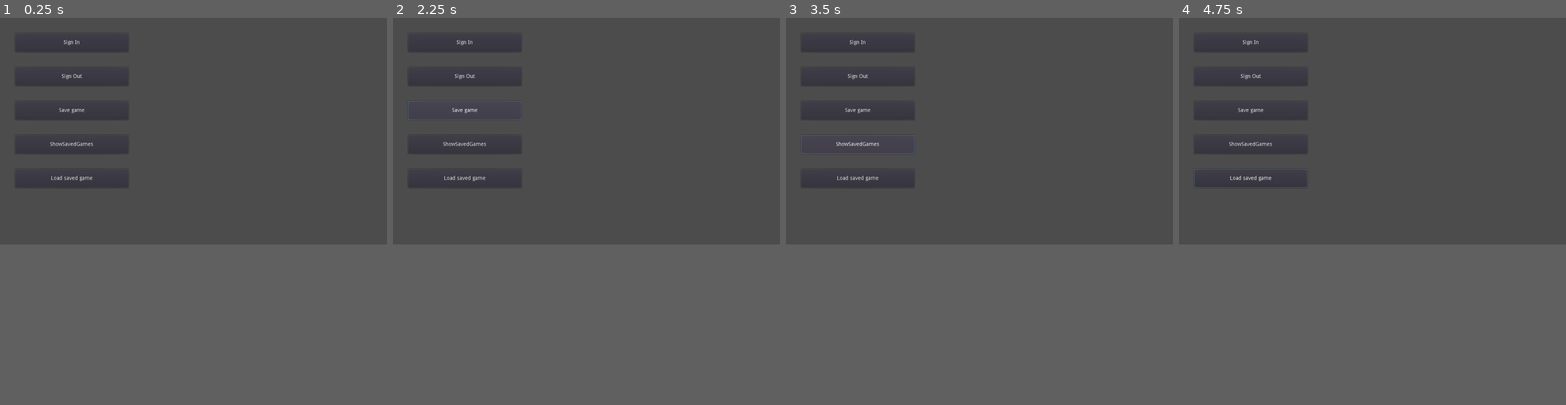
Above: before the commit, frames 1-4 (left to right).
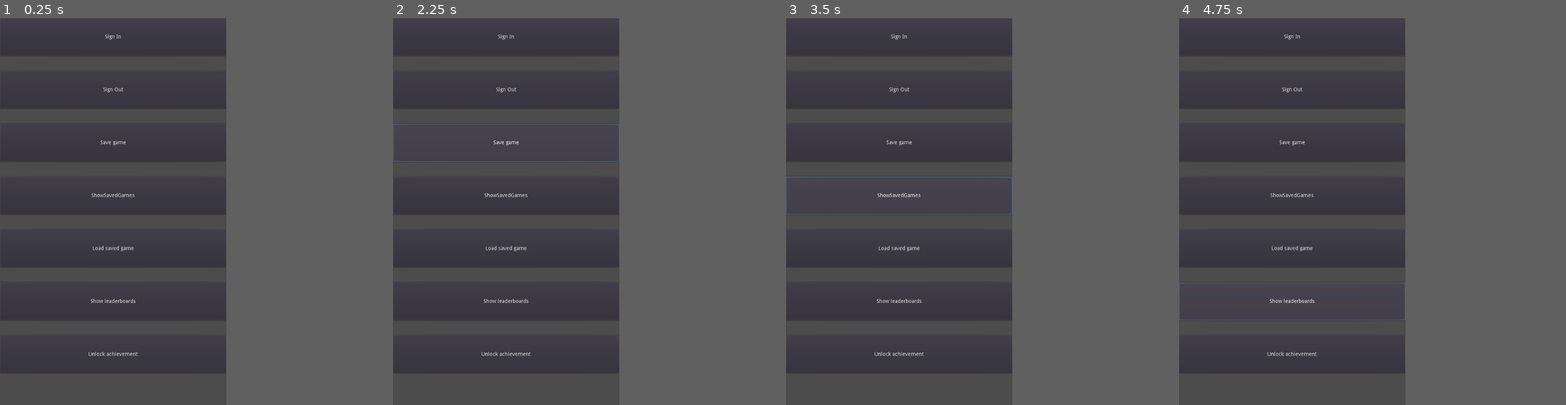
Above: after the commit, the same moments.

Repository: cgisca/PGSGP
Game: Godot game, scene res://Main.tscn
Two runs of this game, one before a commit and one after it. Both use one fixed random seed, a clock stepped at 60 frames per second and the inputs below.
Inputs (mouse positions are in pixels of both pictures, inside the frame that each line leads up to):
- Up to frame 1 (0.25 s): no input
- Up to frame 2 (2.25 s): click "Sign In" at 0.5 s; click "Sign Out" at 1.25 s; click "Save game" at 2 s
- Up to frame 3 (3.5 s): click "ShowSavedGames" at 2.75 s
- Up to frame 4 (4.75 s): click "Load saved game" at 3.5 s; click (1372, 184) at 4.25 s, where only the run after the commit has a clickable "Show leaderboards"
In our replay, the window is 800x468 before the commit and 468x800 after it. These sizes can differ from the game's own. Grey fills any space a smaller window leaves; there, only what the larger window draws over its background counts as a difference.

The runs differ from the first frame. In frame 1, 0.9% of the frame differs, in the area x 2-56%, y 4-92%; in frame 2, 1.1%, in the area x 0-59%, y 4-92%; in frame 3, 1.1%; in frame 4, 1.1%.

Commit message:
New android plugin for godot 3.2.2+

Diff:
--- a/demo/Main.gd
+++ b/demo/Main.gd
@@ -1,64 +1,88 @@
-extends Node
+extends Control
+
+#REPLACE BELOW IDS WITH YOUR OWN
+const UNLOCK_ACHIEVEMENT = "CgkIqt-jg_MWEAIQAQ"
+const REVEAL_ACHIEVEMENT = "CgkIqt-jg_MWEAIQAQ"
+const INCREMENT_ACHIEVEMENT = "CgkIqt-jg_MWEAIQAQ"
+const LEADERBOARD_ID = "CgkIqt-jg_MWEAIQAQ"
 
 var play_games_services
 
 func _ready():
 #	Plugin init
-	if(Engine.has_singleton("PlayGameServices")):
-		play_games_services = Engine.get_singleton("PlayGameServices")
+	if Engine.has_singleton("GodotPlayGamesServices"):
+		play_games_services = Engine.get_singleton("GodotPlayGamesServices")
 
-		play_games_services.init(get_instance_id(), true, true)
+		play_games_services.connect("_on_sign_in_success", self, "_on_sign_in_success")
+		play_games_services.connect("_on_sign_in_failed", self, "_on_sign_in_failed")
+		play_games_services.connect("_on_sign_out_success", self, "_on_sign_out_success")
+		play_games_services.connect("_on_sign_out_failed", self, "_on_sign_out_failed")
+		play_games_services.connect("_on_achievement_unlocked", self, "_on_achievement_unlocked")
+		play_games_services.connect("_on_achievement_unlocking_failed", self, "_on_achievement_unlocking_failed")
+		play_games_services.connect("_on_achievement_revealed", self, "_on_achievement_revealed")
+		play_games_services.connect("_on_achievement_revealing_failed", self, "_on_achievement_revealing_failed")
+		play_games_services.connect("_on_achievement_incremented", self, "_on_achievement_incremented")
+		play_games_services.connect("_on_achievement_incrementing_failed", self, "_on_achievement_incrementing_failed")
+		play_games_services.connect("_on_leaderboard_score_submitted", self, "_on_leaderboard_score_submitted")
+		play_games_services.connect("_on_leaderboard_score_submitting_failed", self, "_on_leaderboard_score_submitting_failed")
+		play_games_services.connect("_on_game_saved_success", self, "_on_game_saved_success")
+		play_games_services.connect("_on_game_saved_fail", self, "_on_game_saved_fail")
+		play_games_services.connect("_on_game_load_success", self, "_on_game_load_success")
+		play_games_services.connect("_on_game_load_fail", self, "_on_game_load_fail")
+		play_games_services.connect("_on_create_new_snapshot", self, "_on_create_new_snapshot")
+
+		play_games_services.init(true)
+#		play_games_services.initWithSavedGames(true, "SAVE_GAME_NAME") # Use this init if you want saved games feature to be enabled
 
 
 # Sign-in/sign-out methods
 func sign_in() -> void:
 	if play_games_services:
-		play_games_services.sign_in()
+		play_games_services.signIn()
 
 
 func sign_out() -> void:
 	if play_games_services:
-		play_games_services.sign_out()
-
-
-# Connection methods
-func is_player_connected() -> void:
-	if play_games_services:
-		play_games_services.is_player_connected()
+		play_games_services.signOut()
 
 
 # Achievements methods
 func unlock_achievement() -> void:
 	if play_games_services:
-		play_games_services.unlock_achievement("ACHIEVEMENT_ID")
+		play_games_services.unlockAchievement(UNLOCK_ACHIEVEMENT)
 
 
 func reveal_achievement() -> void:
 	if play_games_services:
-		play_games_services.reveal_achievement("ACHIEVEMENT_ID")
+		play_games_services.revealachievement(REVEAL_ACHIEVEMENT)
 
 
 func increment_achievement() -> void:
 	if play_games_services:
-		var step = 1
-		play_games_services.increment_achievement("ACHIEVEMENT_ID", step)
+		var step = 2
+		play_games_services.incrementAchievement(INCREMENT_ACHIEVEMENT, step)
 
 
 func show_achievements() -> void:
 	if play_games_services:
-		play_games_services.show_achievements()
+		play_games_services.showAchievements()
 
 
 # Leaderboards methods
 func show_leaderboard() -> void:
 	if play_games_services:
-		play_games_services.show_leaderboard("LEADERBOARD_ID")
+		play_games_services.showLeaderBoard(LEADERBOARD_ID)
+
+
+func show_all_leaderboards() -> void:
+	if play_games_services:
+		play_games_services.showAllLeaderBoards()
 
 
 func submit_leaderboard_score() -> void:
 	if play_games_services:
 		var score = 1234
-		play_games_services.submit_leaderboard_score("LEADERBOARD_ID", score)
+		play_games_services.submitLeaderBoardScore(LEADERBOARD_ID, score)
 
 
 #Save game methods
@@ -71,64 +95,54 @@
 		}
 
 	if play_games_services:
-		play_games_services.save_snapshot("SNAPSHOT_NAME", to_json(data_to_save), "DESCRIPTION")
+		play_games_services.saveSnapshot("SNAPSHOT_NAME", to_json(data_to_save), "DESCRIPTION")
 
 
 func show_saved_games() -> void:
 	if play_games_services:
-		play_games_services.show_saved_games("SNAPSHOT_NAME", true, true, 5)
+		play_games_services.showSavedGames("SNAPSHOT_NAME", true, true, 5)
 
 
-# Callbacks
+# CALLBACKS
 # Sign-in / sign-out callbacks
 func _on_sign_in_success(account_id: String) -> void:
-	print("Success")
-	print(account_id)
-	pass
+	print("Sign in success %s"%account_id)
 
 func _on_sign_in_failed(error_code: int) -> void:
-	print("Failure")
-	print(error_code)
-	pass
+	print("Sign in failed %s"%error_code)
 
 func _on_sign_out_success() -> void:
-	pass
+	print("Sign out success")
 
 func _on_sign_out_failed() -> void:
-	pass
-
-
-# Connection callbacks
-func _on_player_is_already_connected(is_connected: bool) -> void:
-	pass
-
+	print("Sign out failed")
 
 # Achievements callbacks
 func _on_achievement_unlocked(achievement: String) -> void:
-	pass
+	print("Achievement %s unlocked"%achievement)
 
 func _on_achievement_unlocking_failed(achievement: String) -> void:
-	pass
+	print("Achievement %s unlocking failed "%achievement)
 
 func _on_achievement_revealed(achievement: String) -> void:
-	pass
+	print("Achievement %s revealed"%achievement)
 
 func _on_achievement_revealing_failed(achievement: String) -> void:
-	pass
+	print("Achievement %s revealing failed"%achievement)
 
 func _on_achievement_incremented(achievement: String) -> void:
-	pass
+	print("Achievement %s incremented"%achievement)
 
 func _on_achievement_incrementing_failed(achievement: String) -> void:
-	pass
+	print("Achievement %s incrementing failed"%achievement)
 
 
 # Leaderboards callbacks
 func _on_leaderboard_score_submitted(leaderboard_id: String) -> void:
-	pass
+	print("LeaderBoard %s, score submitted"%leaderboard_id)
 
 func _on_leaderboard_score_submitting_failed(leaderboard_id: String) -> void:
-	pass
+	print("LeaderBoard %s, score submitting failed"%leaderboard_id)
 
 
 # Saved game Callbacks:
@@ -140,16 +154,18 @@
 
 func _on_game_load_success(data):
 	var game_data: Dictionary = parse_json(data)
-
-
 	print(data)
 	print("=====")
 	print(parse_json(data))
 
 func _on_game_load_fail():
-	pass
+	print("Game load fail")
 
-###### Buttons callbacks
+func _on_create_new_snapshot(name:String):
+	print("Create new snapshot %s"%name)
+
+
+###### Buttons callbacks #############
 func _on_SignInButton_pressed():
 	sign_in()
 
@@ -168,4 +184,12 @@
 
 func _on_Button_pressed():
 	if play_games_services:
-		play_games_services.load_snapshot("SNAPSHOT_NAME")
+		play_games_services.loadSnapshot("SNAPSHOT_NAME")
+
+
+func _on_ShowLeaderBoardsButton_pressed():
+	show_all_leaderboards()
+
+
+func _on_AchievementUnlockButton_pressed():
+	unlock_achievement()
--- a/demo/Main.tscn
+++ b/demo/Main.tscn
@@ -11,11 +11,8 @@
 }
 
 [node name="VBoxContainer" type="VBoxContainer" parent="."]
+anchor_right = 1.0
 anchor_bottom = 1.0
-margin_left = 40.0
-margin_top = 40.0
-margin_right = 55.0
-margin_bottom = -40.0
 rect_min_size = Vector2( 300, 0 )
 custom_constants/separation = 40
 __meta__ = {
@@ -23,40 +20,56 @@
 }
 
 [node name="SignInButton" type="Button" parent="VBoxContainer"]
-margin_right = 300.0
-margin_bottom = 50.0
-rect_min_size = Vector2( 200, 50 )
+margin_right = 600.0
+margin_bottom = 100.0
+rect_min_size = Vector2( 200, 100 )
 text = "Sign In"
 
 [node name="SignOutButton" type="Button" parent="VBoxContainer"]
-margin_top = 90.0
-margin_right = 300.0
-margin_bottom = 140.0
-rect_min_size = Vector2( 200, 50 )
+margin_top = 140.0
+margin_right = 600.0
+margin_bottom = 240.0
+rect_min_size = Vector2( 200, 100 )
 text = "Sign Out"
 
 [node name="SaveGameButton" type="Button" parent="VBoxContainer"]
-margin_top = 180.0
-margin_right = 300.0
-margin_bottom = 230.0
-rect_min_size = Vector2( 200, 50 )
+margin_top = 280.0
+margin_right = 600.0
+margin_bottom = 380.0
+rect_min_size = Vector2( 200, 100 )
 text = "Save game"
 
 [node name="ShowSavedGamesButton" type="Button" parent="VBoxContainer"]
-margin_top = 270.0
-margin_right = 300.0
-margin_bottom = 320.0
-rect_min_size = Vector2( 200, 50 )
+margin_top = 420.0
+margin_right = 600.0
+margin_bottom = 520.0
+rect_min_size = Vector2( 200, 100 )
 text = "ShowSavedGames"
 
 [node name="Button" type="Button" parent="VBoxContainer"]
-margin_top = 360.0
-margin_right = 300.0
-margin_bottom = 410.0
-rect_min_size = Vector2( 200, 50 )
+margin_top = 560.0
+margin_right = 600.0
+margin_bottom = 660.0
+rect_min_size = Vector2( 200, 100 )
 text = "Load saved game"
+
+[node name="ShowLeaderBoardsButton" type="Button" parent="VBoxContainer"]
+margin_top = 700.0
+margin_right = 600.0
+margin_bottom = 800.0
+rect_min_size = Vector2( 0, 100 )
+text = "Show leaderboards"
+
+[node name="AchievementUnlockButton" type="Button" parent="VBoxContainer"]
+margin_top = 840.0
+margin_right = 600.0
+margin_bottom = 940.0
+rect_min_size = Vector2( 0, 100 )
+text = "Unlock achievement"
 [connection signal="pressed" from="VBoxContainer/SignInButton" to="." method="_on_SignInButton_pressed"]
 [connection signal="pressed" from="VBoxContainer/SignOutButton" to="." method="_on_SignOutButton_pressed"]
 [connection signal="pressed" from="VBoxContainer/SaveGameButton" to="." method="_on_SaveGameButton_pressed"]
 [connection signal="pressed" from="VBoxContainer/ShowSavedGamesButton" to="." method="_on_ShowSavedGamesButton_pressed"]
 [connection signal="pressed" from="VBoxContainer/Button" to="." method="_on_Button_pressed"]
+[connection signal="pressed" from="VBoxContainer/ShowLeaderBoardsButton" to="." method="_on_ShowLeaderBoardsButton_pressed"]
+[connection signal="pressed" from="VBoxContainer/AchievementUnlockButton" to="." method="_on_AchievementUnlockButton_pressed"]
--- a/demo/project.godot
+++ b/demo/project.godot
@@ -13,16 +13,18 @@
 
 }
 
-[android]
-
-modules="org/godotengine/godot/PlayGameServices"
-
 [application]
 
 config/name="Demo"
 run/main_scene="res://Main.tscn"
 config/icon="res://icon.png"
 
+[display]
+
+window/size/width=600
+window/size/height=1024
+window/handheld/orientation="portrait"
+
 [rendering]
 
 environment/default_environment="res://default_env.tres"
Not shown, changed: demo/export_presets.cfg
Binary file changed: demo/icon.png
Not shown, added: .gitignore
Not shown, changed: README.md
Not shown, added: README_OLD.md
Not shown, removed: android-pgs-plugin/AndroidManifest.conf
Not shown, removed: android-pgs-plugin/gradle.conf
Not shown, removed: android-pgs-plugin/res/values/ids.xml
Not shown, removed: android-pgs-plugin/res/values/strings_res.xml
Not shown, removed: android-pgs-plugin/src/AchievementsController.java
Not shown, removed: android-pgs-plugin/src/ConnectionController.java
Not shown, removed: android-pgs-plugin/src/EventsController.java
(and 35 more such lines)
